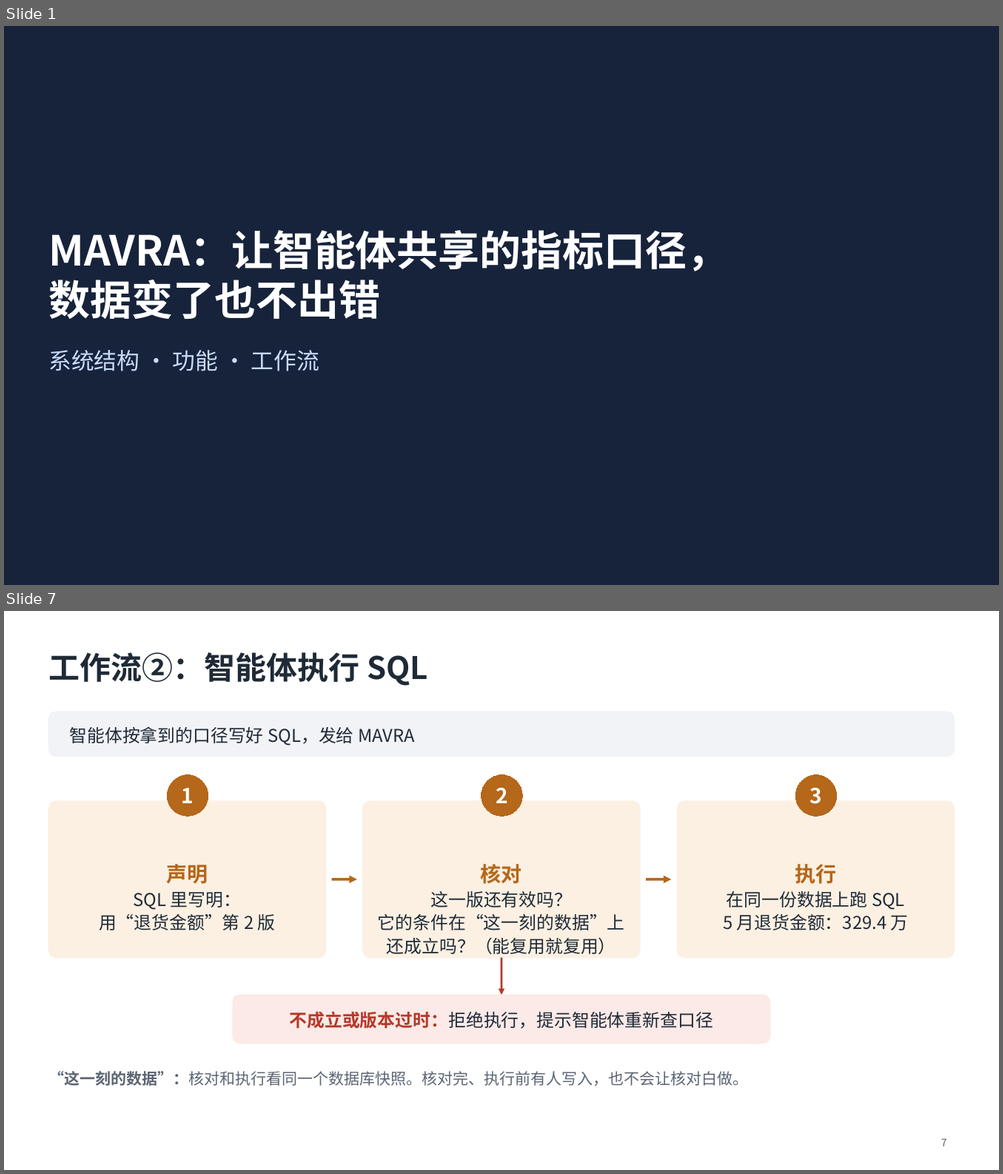
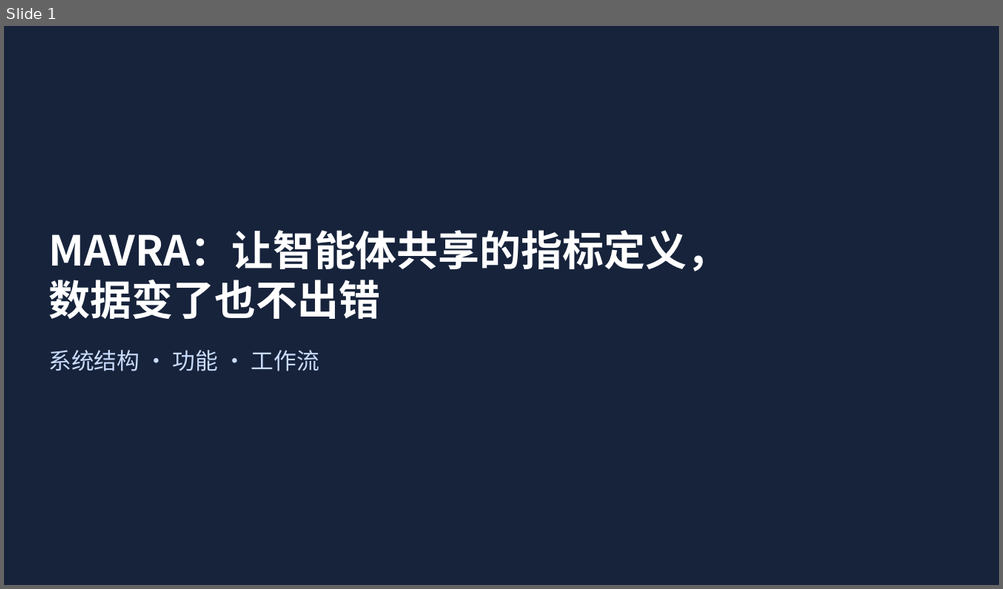
Before and after one commit to mmmttt000045/agent4db-adapter, a slide deck: docs/mavra-system.pptx. Shown one above the other, each under a label of ours: slides 1 and 7 before the commit, slide 1 after it; the slides between them are not shown. The pictures are 1003x1174 and 1003x589 pixels, drawn with LibreOffice and Linux fonts; fonts in the diff are those of the drawing. Boxes give left, top, right and bottom in pixels: in the first picture for what was removed or moved away, otherwise in the second. Text is boxed around its words. In the diff, an @@ line names an element or a change of style, - is before the commit and + after.

```diff
--- a/docs/mavra-system.pptx
+++ b/docs/mavra-system.pptx
@@ slide 7 removed at box(4, 611, 999, 1170), background #FFFFFF @@
@@ title removed at box(48, 652, 428, 686) @@
-工作流②：智能体执行 SQL
@@ rounded rectangle removed at box(48, 712, 954, 757) @@
-智能体按拿到的口径写好 SQL，发给 MAVRA
@@ ellipse removed at box(168, 775, 208, 816) @@
-1
@@ ellipse removed at box(481, 775, 523, 816) @@
-2
@@ ellipse removed at box(796, 775, 836, 816) @@
-3
@@ rounded rectangle removed at box(48, 801, 326, 958) @@
-声明
-SQL 里写明：
-用“退货金额”第 2 版
@@ rounded rectangle removed at box(363, 801, 640, 958) @@
-核对
-这一版还有效吗？
-它的条件在“这一刻的数据”上
-还成立吗？（能复用就复用）
@@ rounded rectangle removed at box(677, 801, 954, 958) @@
-执行
-在同一份数据上跑 SQL
-5 月退货金额：329.4 万
@@ arrow removed from (332, 880) to (357, 880) @@
@@ arrow removed from (646, 880) to (671, 880) @@
@@ arrow removed from (502, 958) to (502, 995) @@
@@ rounded rectangle removed at box(233, 995, 770, 1044) @@
-不成立或版本过时：拒绝执行，提示智能体重新查口径
@@ text removed at box(48, 1071, 748, 1086) @@
-“这一刻的数据”：核对和执行看同一个数据库快照。核对完、执行前有人写入，也不会让核对白做。
@@ page number removed at box(941, 1139, 947, 1147) @@
-7
@@ slide 1 changed as well @@
@@ title at box(48, 230, 728, 272): text changed @@
-MAVRA：让智能体共享的指标口径，
+MAVRA：让智能体共享的指标定义，
```
Also in this commit, not shown: 1 other slide changed, 4 slides added, 7 other slides removed, 21 other files.
